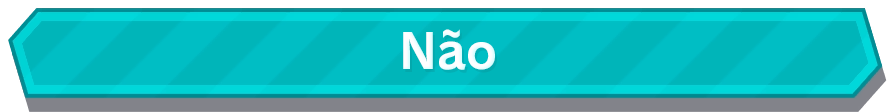
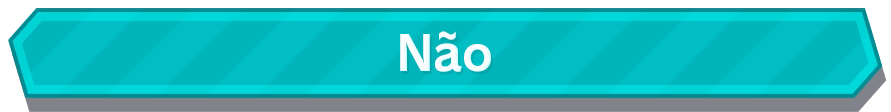
Revision of a layered 891×112 image; what changed, layer by layer:
added layer "Não V2 Centralizado" above "Não" over [400, 31, 491, 72]
hid "Não" over [403, 29, 495, 70]
